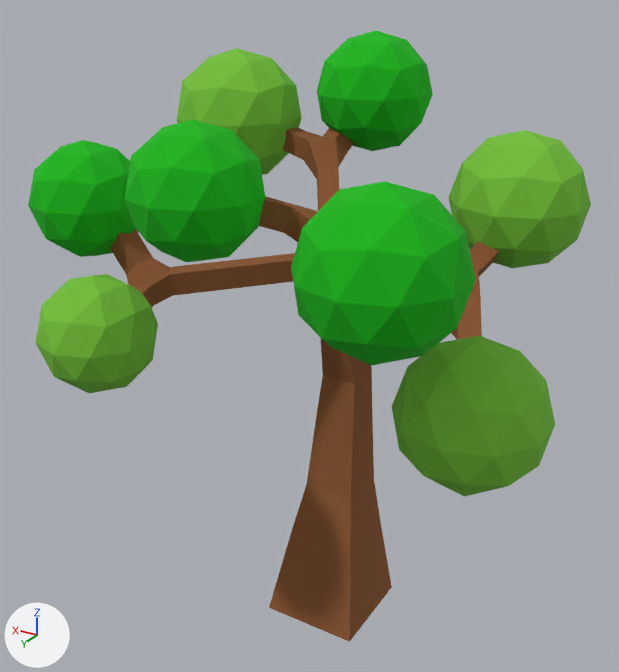
Before and after pictures for a commit that changed the FBX model Assets/Game/TreeB1.fbx.
The view is the same before and after, from a camera (50 mm lens) standing at (-5.68, 10.18, 9.81) and looking at (0.26, 0.29, 4.87). Lighting does not change. The marker at lower left points along +X, +Y and +Z.

Objects in the first picture: 'TreeB1'.
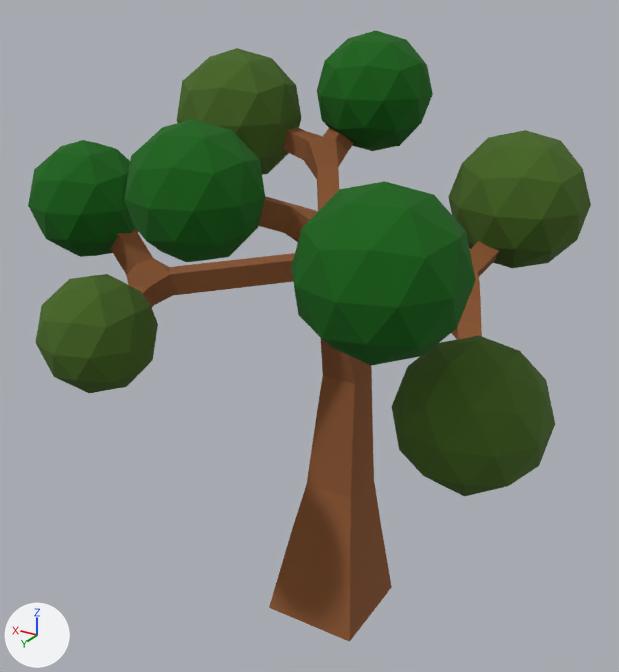
What differs and where, as boxes (x1, y1, x2, y2) in the pictures (619 x 672 px):
'TreeB1', recoloured
    both: (28, 30, 591, 496)

The edits, one by one:
Material 'Leaf1' (mat_leaf1) changes colour from green #74c035 to dark green #436519; in linear values from (0.174, 0.529, 0.036) to (0.0568, 0.13, 0.0095).
Material 'Leaf2' (mat_leaf2) changes colour from green #0ab707 to dark green #056204; in linear values from (0.00309, 0.472, 0.00223) to (0.00166, 0.123, 0.0012).
